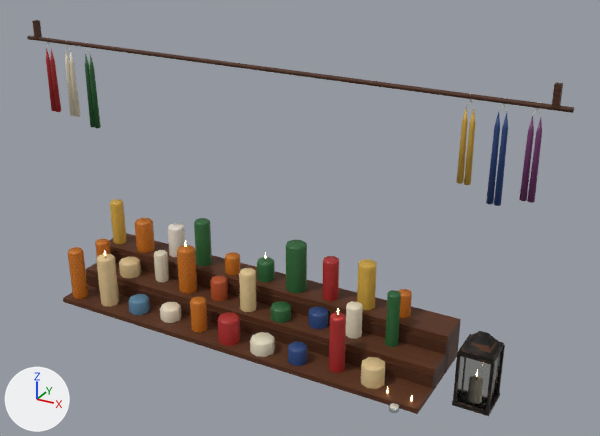
The glTF model site/public/models/prop_deco_kerzen.glb: old version first, new version second.
Before and after are seen from a 50 mm lens placed at (1.47, -2.4, 1.75), pointed at (0.12, 0.06, 0.52). Arrows for +X, +Y and +Z are at lower left; the lights stay in place. The older version comes first. Where no turn or scale is listed for an object, it has been applied to the vertices. Vertices at exactly the same position are counted once.

In view in the first picture: 'prop_deco_kerzen_static'.
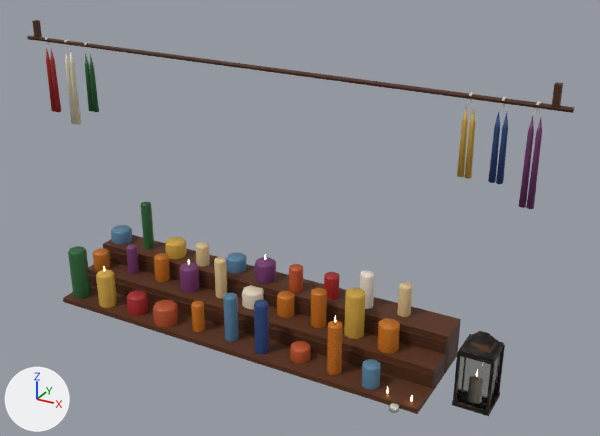
Changed parts and their boxes (x1, y1, x2, y2) in the pictures (600 x 436 px; the box of a moved part takes in the faces that stretch with it):
part 1 of me_prop_deco_kerzen_static, moved or reshaped: before (225, 252, 240, 275); after (93, 248, 111, 270)
part 2 of me_prop_deco_kerzen_static, moved or reshaped: before (135, 218, 155, 253); after (96, 270, 117, 308)
part 3 of me_prop_deco_kerzen_static, moved or reshaped: before (95, 239, 111, 257); after (141, 202, 154, 249)
part 4 of me_prop_deco_kerzen_static, moved or reshaped: before (177, 245, 197, 294); after (179, 262, 200, 293)
part 5 of me_prop_deco_kerzen_static, moved or reshaped: before (270, 301, 291, 323); after (226, 253, 247, 273)
part 6 of me_prop_deco_kerzen_static, moved or reshaped: before (309, 306, 328, 329); after (242, 285, 264, 309)
part 7 of me_prop_deco_kerzen_static, moved or reshaped: before (329, 312, 346, 373); after (254, 300, 269, 354)
part 8 of me_prop_deco_kerzen_static, moved or reshaped: before (239, 268, 257, 312); after (289, 264, 303, 292)
part 9 of me_prop_deco_kerzen_static, moved or reshaped: before (288, 341, 307, 366); after (290, 341, 310, 363)
part 10 of me_prop_deco_kerzen_static, moved or reshaped: before (322, 256, 339, 301); after (311, 288, 327, 328)
part 11 of me_prop_deco_kerzen_static, moved or reshaped: before (385, 290, 401, 347); after (324, 272, 340, 300)
part 12 of me_prop_deco_kerzen_static, moved or reshaped: before (96, 254, 119, 307); after (327, 321, 342, 375)
part 13 of me_prop_deco_kerzen_static, moved or reshaped: before (361, 357, 385, 389); after (362, 359, 381, 390)
part 14 of me_prop_deco_kerzen_static, moved or reshaped: before (250, 332, 275, 357); after (378, 318, 400, 353)
part 15 of me_prop_deco_kerzen_static, moved or reshaped: before (68, 199, 412, 346); after (68, 225, 412, 341)
part 16 of me_prop_deco_kerzen_static, moved or reshaped: before (456, 93, 542, 206); after (457, 93, 542, 209)
part 17 of me_prop_deco_kerzen_static, moved or reshaped: before (46, 40, 101, 128); after (45, 37, 99, 125)
part 18 of me_prop_deco_kerzen_static, surface changed: (72, 246, 415, 400) in both
part 19 of me_prop_deco_kerzen_static, recoloured: before (154, 218, 275, 332); after (154, 242, 276, 332)

Patch to the scene script:
```diff
--- a/site/public/models/prop_deco_kerzen.glb.py
+++ b/site/public/models/prop_deco_kerzen.glb.py
@@ me_prop_deco_kerzen_static @@
-me_prop_deco_kerzen_static.from_pydata(...)  # 1710 vertices, 2710 faces; spans x -1.05..1.05, y -0.22..0.22, z -0.58..0.58
+me_prop_deco_kerzen_static.from_pydata(...)  # 1650 vertices, 2554 faces; spans x -1.05..1.05, y -0.22..0.22, z -0.58..0.58
+# me_prop_deco_kerzen_static part 1: the loose piece of 25 vertices spanning x -0.28..-0.22, y 0.1..0.17, z -0.41..-0.34 is moved by (-0.6, -0.12, -0.07)
+# me_prop_deco_kerzen_static part 2: the loose piece of 25 vertices spanning x -0.74..-0.66, y 0.09..0.17, z -0.41..-0.28 is moved by (0.0, -0.27, -0.13)
+# me_prop_deco_kerzen_static part 3: the loose piece of 25 vertices spanning x -0.88..-0.82, y 0.0..0.06, z -0.48..-0.37 is scaled about its middle by (0.744, 0.745, 1.79), then moved by (0.15, 0.13, 0.12)
+# me_prop_deco_kerzen_static part 4: the loose piece of 25 vertices spanning x -0.44..-0.36, y -0.01..0.06, z -0.48..-0.3 is scaled about its middle by (1.09, 1.09, 0.535), then moved by (0.0, 0.01, -0.04)
+# me_prop_deco_kerzen_static part 5: the loose piece of 25 vertices spanning x 0.01..0.09, y -0.03..0.05, z -0.48..-0.43 is moved by (-0.3, 0.15, 0.07)
+# me_prop_deco_kerzen_static part 6: the loose piece of 25 vertices spanning x 0.16..0.24, y 0.0..0.08, z -0.48..-0.43 is moved by (-0.3, 0.01, 0.0)
+# me_prop_deco_kerzen_static part 7: the loose piece of 25 vertices spanning x 0.32..0.38, y -0.13..-0.07, z -0.56..-0.34 is moved by (-0.3, -0.03, -0.01)
+# me_prop_deco_kerzen_static part 8: the loose piece of 25 vertices spanning x -0.13..-0.07, y -0.02..0.05, z -0.48..-0.32 is scaled about its middle by (0.873, 0.872, 0.579), then moved by (0.15, 0.12, 0.04)
+# me_prop_deco_kerzen_static part 9: the loose piece of 25 vertices spanning x 0.16..0.24, y -0.16..-0.09, z -0.56..-0.49 is moved by (0.0, 0.02, -0.01)
+# me_prop_deco_kerzen_static part 10: the loose piece of 25 vertices spanning x 0.17..0.23, y 0.11..0.17, z -0.41..-0.25 is moved by (0.0, -0.1, -0.08)
+# me_prop_deco_kerzen_static part 11: the loose piece of 25 vertices spanning x 0.47..0.53, y 0.02..0.07, z -0.48..-0.28 is scaled about its middle by (1.21, 1.21, 0.428), then moved by (-0.3, 0.1, 0.01)
+# me_prop_deco_kerzen_static part 12: the loose piece of 25 vertices spanning x -0.74..-0.66, y -0.16..-0.08, z -0.56..-0.34 is moved by (1.05, 0.0, -0.01)
+# me_prop_deco_kerzen_static part 13: the loose piece of 25 vertices spanning x 0.45..0.55, y -0.16..-0.07, z -0.56..-0.48 is scaled about its middle by (0.765, 0.765, 1.09), then moved by (0.0, -0.02, 0.0)
+# me_prop_deco_kerzen_static part 14: the loose piece of 25 vertices spanning x 0.0..0.1, y -0.17..-0.08, z -0.56..-0.5 is scaled about its middle by (0.865, 0.864, 1.95), then moved by (0.45, 0.14, 0.1)
+# me_prop_deco_kerzen_static part 15: 82 vertices moved from x -0.85..0.05, y -0.16..0.18, z -0.56..-0.22 to x -0.85..0.05, y -0.16..0.17, z -0.56..-0.32; 289 vertices removed from x -0.88..0.53, y -0.17..0.2, z -0.56..-0.22; 289 vertices added at x -0.9..0.53, y -0.18..0.2, z -0.56..-0.28
+# me_prop_deco_kerzen_static part 16: 49 vertices moved from x 0.73..0.97, y -0.06..-0.04, z 0.17..0.49 to x 0.73..0.97, y -0.06..-0.04, z 0.18..0.49; 54 vertices removed from x 0.74..0.96, y -0.05, z 0.5..0.51; 24 vertices added at x 0.75..0.95, y -0.06..-0.04, z 0.51
+# me_prop_deco_kerzen_static part 17: 33 vertices moved within x -0.87..-0.73, y -0.06..-0.04, z 0.18..0.49; 54 vertices removed from x -0.96..-0.74, y -0.05, z 0.5..0.51; 24 vertices added at x -0.95..-0.75, y -0.06..-0.04, z 0.51
+# me_prop_deco_kerzen_static part 18: 120 kept faces spanning x -1.01..1.01, y -0.19..0.22, z -0.58..0.58 get new texture (UV) coordinates
+# me_prop_deco_kerzen_static part 19: 160 kept faces spanning x -0.58..-0.06, y -0.14..0.19, z -0.56..-0.33 get new vertex colours
+# other edits to the shape of me_prop_deco_kerzen_static do not show in these pictures
 me_prop_deco_kerzen_static.materials.append(mat_vendor_atlas)
```
